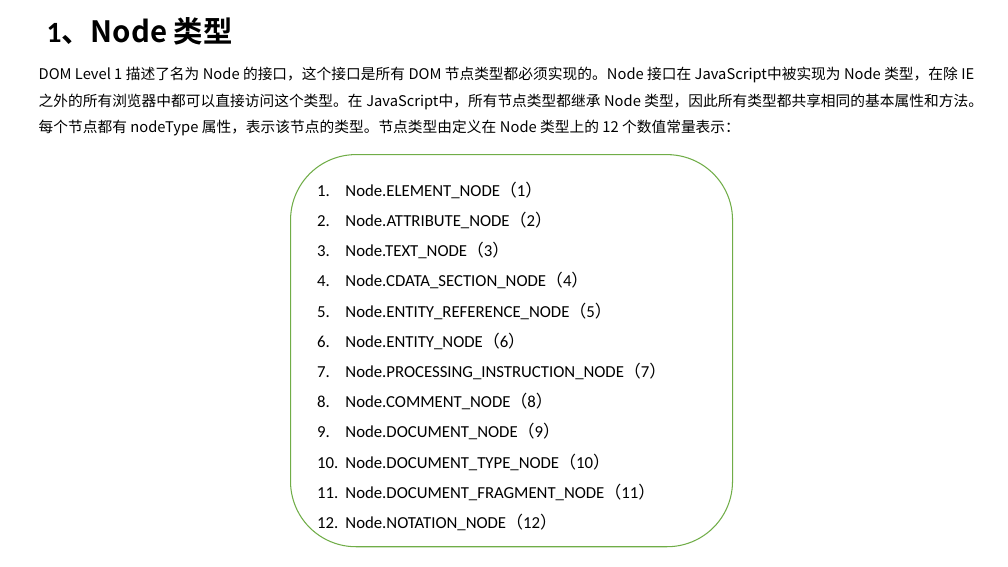
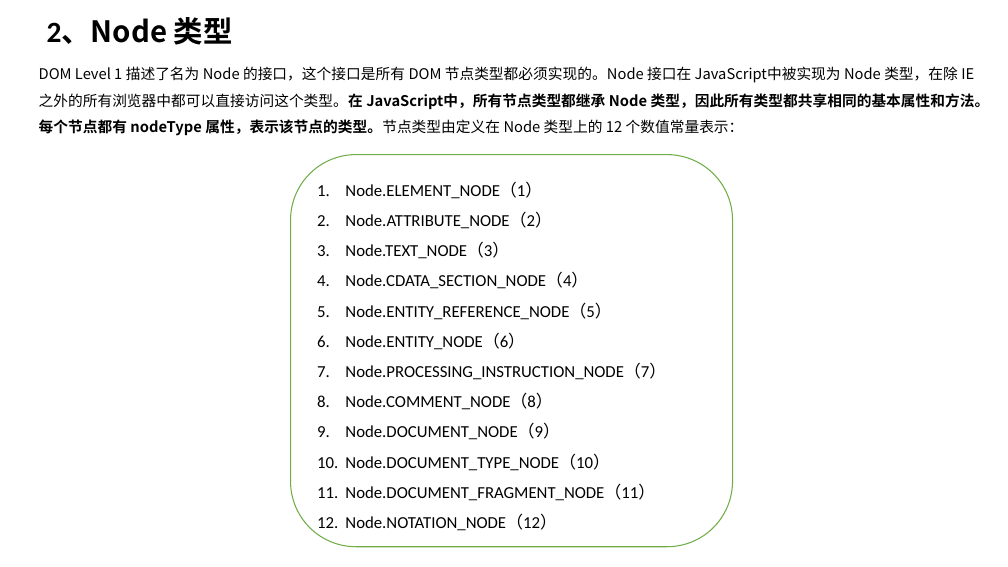
Before and after one commit to TshSophie/OnlineNotes, a slide deck: slide 5 of 读书笔记/JavaScript高级程序设计第四版 ppt版本/第十四章 DOM.pptx. Drawn at 1008x567 pixels with LibreOffice and Linux fonts; fonts in the diff are those of the drawing. Boxes give left, top, right and bottom in pixels: in the first picture for what was removed or moved away, otherwise in the second. Text is boxed around its words. In the diff, an @@ line names an element or a change of style, - is before the commit and + after.

```diff
--- a/读书笔记/JavaScript高级程序设计第四版 ppt版本/第十四章 DOM.pptx
+++ b/读书笔记/JavaScript高级程序设计第四版 ppt版本/第十四章 DOM.pptx
@@ text at [47, 17, 233, 45]: text changed @@
-1、Node 类型
+2、Node 类型
@@ text "DOM Level 1 描述了名为 Node ..." at [39, 66, 990, 136]: bold on in "IE之外的所有浏览器中都可以直接访问这个类型。在 JavaScript中，所有节点类型都继承 Node 类型，因此所有类 ..." @@
```
Also in this commit, not shown: 5 other slides changed, 8 slides added, 4 other files.
